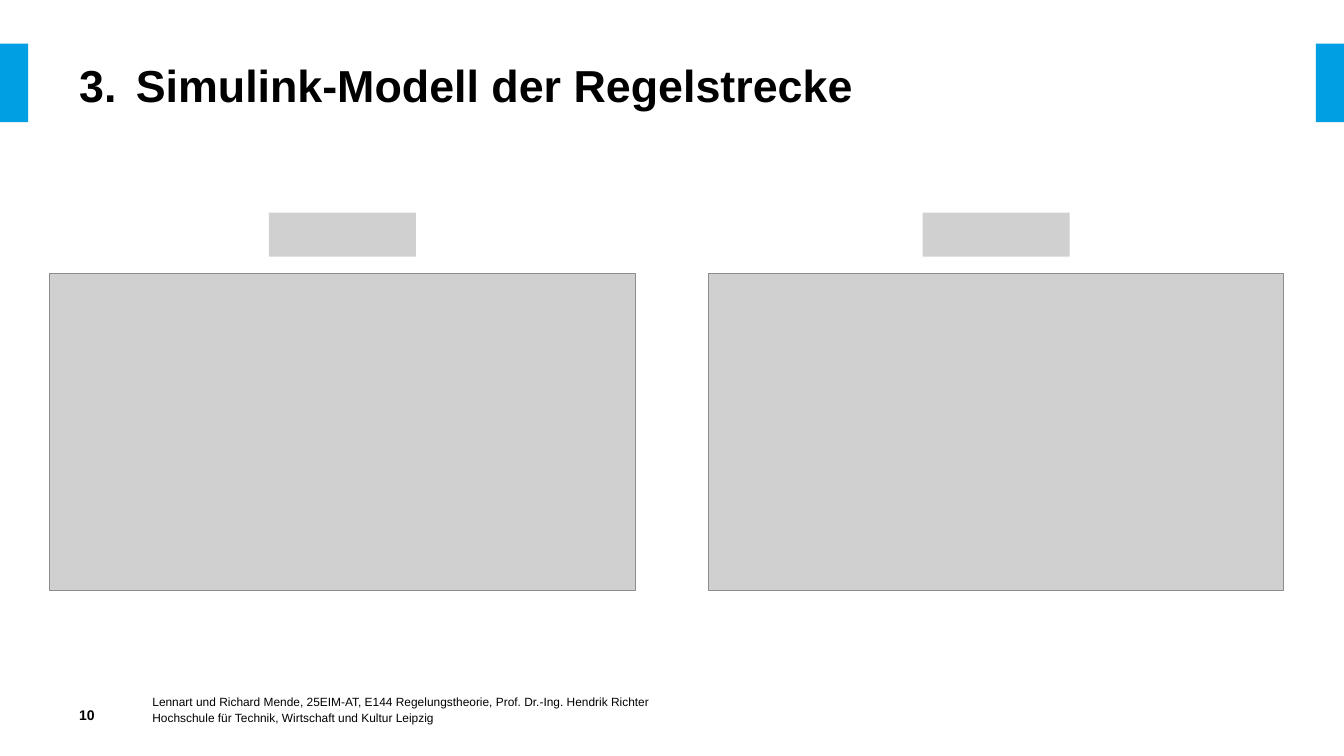
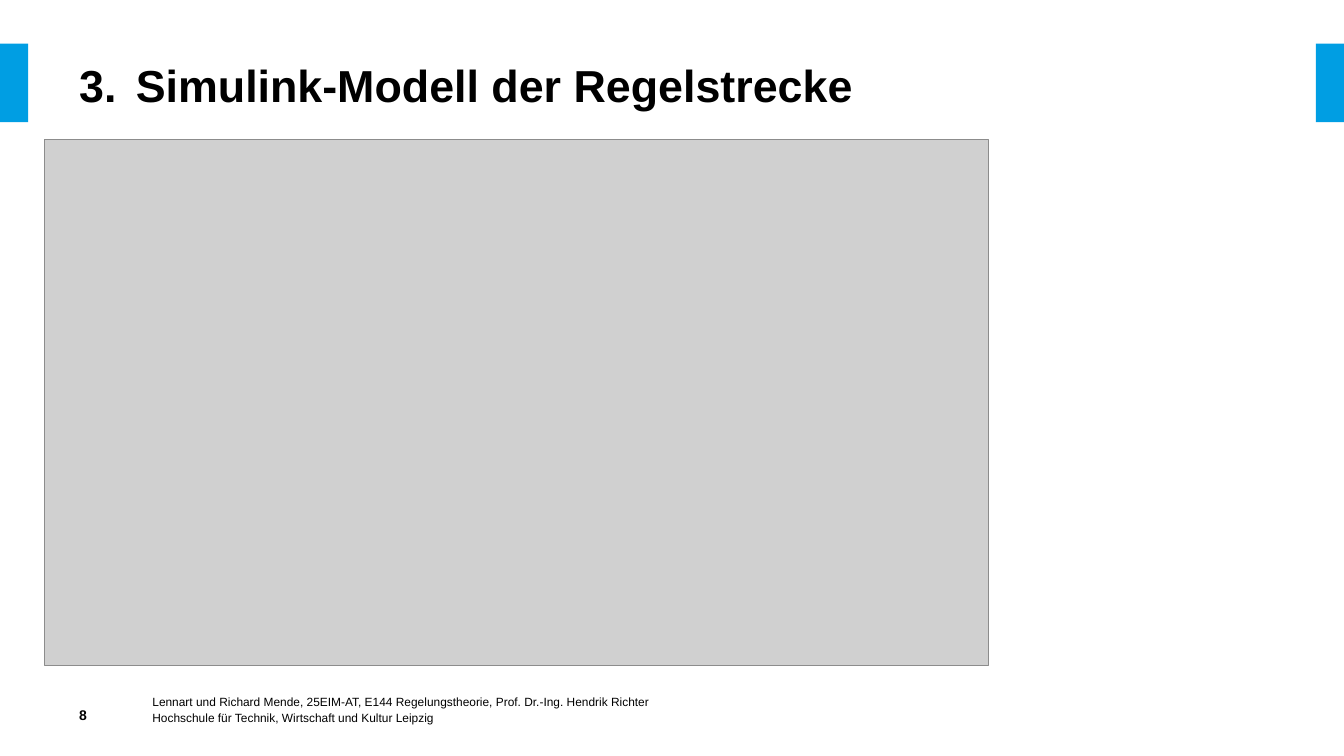
Before and after one commit to LennartMende/ColpittsOscillator, a slide deck: slide 8 of Zwischenpräsentation.pptx (slide 10 before the commit). Drawn at 1344x756 pixels with LibreOffice and Linux fonts; fonts in the diff are those of the drawing; grey boxes stand for pictures; background and template pictures are left out. Boxes give left, top, right and bottom in pixels: in the first picture for what was removed or moved away, otherwise in the second. Text is boxed around its words. In the diff, an @@ line names an element or a change of style, - is before the commit and + after.

```diff
--- a/Zwischenpräsentation.pptx
+++ b/Zwischenpräsentation.pptx
@@ picture added at [44,139,988,665] @@
@@ picture removed at [269,213,416,257] @@
@@ picture removed at [923,213,1070,257] @@
@@ picture removed at [49,273,635,591] @@
@@ picture removed at [709,273,1285,591] @@
@@ page number at [79,710,87,720]: text changed @@
-10
+8
```
Also in this commit, not shown: 6 other slides changed, 2 slides removed.
